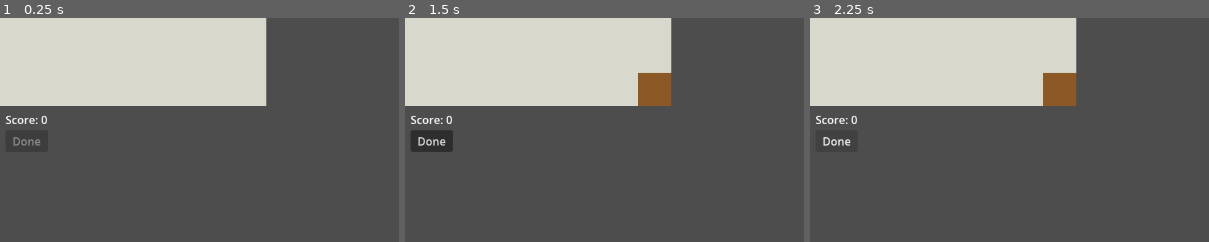
Above: before the commit, frames 1-3 (left to right).
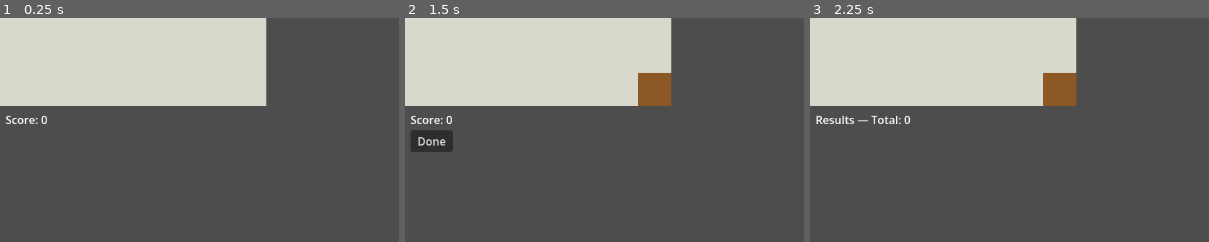
Above: after the commit, the same moments.

Repository: disun001/daschund-game
Game: Godot game, scene res://scenes/game_board.tscn
Two runs of this game, one before a commit and one after it. Both use one fixed random seed, a clock stepped at 60 frames per second and the inputs below.
Inputs (mouse positions are % of the whole screen's width and height, from its top left):
- Up to frame 1 (0.25 s): no input
- Up to frame 2 (1.5 s): tap Enter at 0.5 s; move the mouse to (72, 45) at 0.52 s; hold Shift 0.53-1.25 s; click (72, 45) at 0.67 s; tap Space at 1.25 s; drag from (30, 55) to (45, 70) at 1.27 s
- Up to frame 3 (2.25 s): click "Done" at 2 s
The pictures show only the part of the screen within x 0-50%, y 40-90%; the shares and areas given below are measured in that part.

The runs differ from the first frame. In frame 1, 0.1% of the frame differs, in the area x 3-11%, y 53-58%; in frame 2, nothing differs; in frame 3, 0.6%, in the area x 1-26%, y 43-58%.

Commit message:
Add Done action: freeze board, snapshot score, Results screen (#6)

Diff:
--- a/scripts/board_state.gd
+++ b/scripts/board_state.gd
@@ -9,6 +9,9 @@
 var height: int
 var length_cap: int
 var length_used: int = 0
+
+## Snapshot of score_report() taken by submit(); null until the board is frozen.
+var final_report: ScoreReport = null
 
 ## Scoring values (tunable). An enclosed empty Cell is worth POINTS_CELL;
 ## Apple/Cherry/Bee Cells are worth their own value instead.
@@ -105,11 +108,22 @@
 func can_submit() -> bool:
 	return is_dog_connected()
 
+func is_frozen() -> bool:
+	return final_report != null
+
+## Freezes the board and snapshots the score. Returns false (no-op) if the
+## Dog can't be submitted or the board is already frozen.
+func submit() -> bool:
+	if is_frozen() or not can_submit():
+		return false
+	final_report = score_report()
+	return true
+
 ## Resolves a tap on the given cell against the current board state, applying
 ## the single move it represents (place / extend / remove) or rejecting it
 ## as a no-op. Returns the Action taken.
 func resolve_tap(pos: Vector2i) -> Action:
-	if not is_in_bounds(pos):
+	if is_frozen() or not is_in_bounds(pos):
 		return Action.INVALID
 
 	var cell := get_cell(pos)
--- a/scripts/game_board.gd
+++ b/scripts/game_board.gd
@@ -16,6 +16,8 @@
 var split_warning: Label
 var done_button: Button
 var score_label: Label
+var hud_box: VBoxContainer
+var results_panel: VBoxContainer
 
 func _ready() -> void:
 	board = BoardState.new(board_width, board_height, dog_length_cap)
@@ -29,6 +31,7 @@
 	var layer := CanvasLayer.new()
 	add_child(layer)
 	var box := VBoxContainer.new()
+	hud_box = box
 	box.position = Vector2(8, board_height * board_view.cell_size() + 8)
 	layer.add_child(box)
 	score_label = Label.new()
@@ -38,7 +41,41 @@
 	box.add_child(split_warning)
 	done_button = Button.new()
 	done_button.text = "Done"
+	done_button.pressed.connect(_on_done_pressed)
 	box.add_child(done_button)
+	results_panel = VBoxContainer.new()
+	results_panel.position = box.position
+	results_panel.visible = false
+	layer.add_child(results_panel)
+
+func _on_done_pressed() -> void:
+	if board.submit():
+		_show_results()
+
+## Renders the frozen snapshot (board.final_report), never a live recompute.
+func _show_results() -> void:
+	hud_box.visible = false
+	board_view.sync_from_board(board)
+	var report := board.final_report
+	var title := Label.new()
+	title.text = "Results — Total: %d" % report.total
+	results_panel.add_child(title)
+	for i in range(report.enclosures.size()):
+		var enclosure := report.enclosures[i]
+		var line := Label.new()
+		line.text = "Enclosure %d: %s = %d" % [i + 1, _tally_text(enclosure), enclosure.score]
+		results_panel.add_child(line)
+	results_panel.visible = true
+
+func _tally_text(enclosure: BoardState.Enclosure) -> String:
+	var counts := {}
+	for c in enclosure.cells:
+		var name: String = BoardState.Cell.find_key(board.get_cell(c)).capitalize()
+		counts[name] = counts.get(name, 0) + 1
+	var parts: Array[String] = []
+	for name in counts:
+		parts.append("%d %s" % [counts[name], name])
+	return ", ".join(parts)
 
 func _on_board_changed() -> void:
 	_refresh()
@@ -46,5 +83,6 @@
 func _refresh() -> void:
 	board_view.sync_from_board(board)
 	split_warning.visible = board.has_dog() and not board.is_dog_connected()
+	done_button.visible = board.has_dog()
 	done_button.disabled = not board.can_submit()
 	score_label.text = "Score: %d" % board.score_report().total
--- a/tests/test_board_state.gd
+++ b/tests/test_board_state.gd
@@ -290,3 +290,50 @@
 	assert_eq(report.enclosures[0].score, 2 * BoardState.POINTS_CELL + BoardState.POINTS_APPLE)
 	assert_eq(report.enclosures[1].score, 2 * BoardState.POINTS_CELL + BoardState.POINTS_BEE)
 	assert_eq(report.total, 4 * BoardState.POINTS_CELL + BoardState.POINTS_APPLE + BoardState.POINTS_BEE)
+
+# --- Done: freeze + snapshot ---
+
+func _connected_dog_board() -> BoardState:
+	var board := _empty_board(5, 5, 10)
+	board.resolve_tap(Vector2i(2, 2))
+	board.resolve_tap(Vector2i(3, 2))
+	return board
+
+func test_submit_freezes_board_and_snapshots_report() -> void:
+	var board := _connected_dog_board()
+	var live_total := board.score_report().total
+
+	assert_true(board.submit())
+	assert_true(board.is_frozen())
+	assert_eq(board.final_report.total, live_total)
+
+func test_submit_rejected_for_split_or_empty_dog() -> void:
+	var empty := _empty_board(5, 5, 10)
+	assert_false(empty.submit(), "no Dog")
+	assert_false(empty.is_frozen())
+
+	var split := _connected_dog_board()
+	split.resolve_tap(Vector2i(4, 2))
+	split.resolve_tap(Vector2i(3, 2))
+	assert_false(split.is_dog_connected())
+	assert_false(split.submit())
+	assert_false(split.is_frozen())
+
+func test_taps_after_submit_have_no_effect() -> void:
+	var board := _connected_dog_board()
+	board.submit()
+
+	assert_eq(board.resolve_tap(Vector2i(4, 2)), Action.INVALID, "extend ignored")
+	assert_eq(board.resolve_tap(Vector2i(2, 2)), Action.INVALID, "remove ignored")
+	assert_eq(board.length_used, 2)
+	assert_eq(board.get_cell(Vector2i(2, 2)), Cell.BODY)
+
+func test_final_report_is_a_snapshot_not_live() -> void:
+	var board := _connected_dog_board()
+	board.submit()
+	var snapshot := board.final_report
+	var total := snapshot.total
+
+	board.score_report()  # live recompute must not alter snapshot
+	assert_same(board.final_report, snapshot)
+	assert_eq(board.final_report.total, total)
--- a/tests/test_game_board_integration.gd
+++ b/tests/test_game_board_integration.gd
@@ -56,3 +56,30 @@
 		_click_at(board_node.input_controller, Vector2(p.x * px + 4, p.y * px + 4))
 	assert_eq(board_node.board.length_used, 4)
 	assert_eq(board_node.score_label.text, "Score: 1")
+
+func test_done_hidden_until_dog_then_shows_results_and_freezes() -> void:
+	var scene: PackedScene = load("res://scenes/game_board.tscn")
+	var board_node: GameBoard = add_child_autofree(scene.instantiate())
+	await wait_process_frames(1)
+
+	assert_false(board_node.done_button.visible, "no Dog yet")
+	board_node.input_controller.handle_tap(Vector2i(2, 2))
+	board_node.input_controller.handle_tap(Vector2i(3, 2))
+	assert_true(board_node.done_button.visible)
+	assert_false(board_node.done_button.disabled)
+
+	board_node.input_controller.handle_tap(Vector2i(4, 2))
+	board_node.input_controller.handle_tap(Vector2i(3, 2))
+	assert_true(board_node.done_button.disabled, "split Dog")
+	assert_true(board_node.split_warning.visible)
+	board_node.input_controller.handle_tap(Vector2i(3, 2))
+	board_node.input_controller.handle_tap(Vector2i(4, 2))
+
+	board_node.done_button.pressed.emit()
+	assert_true(board_node.board.is_frozen())
+	assert_true(board_node.results_panel.visible)
+	assert_false(board_node.hud_box.visible)
+
+	var length_before := board_node.board.length_used
+	board_node.input_controller.handle_tap(Vector2i(5, 2))
+	assert_eq(board_node.board.length_used, length_before)
